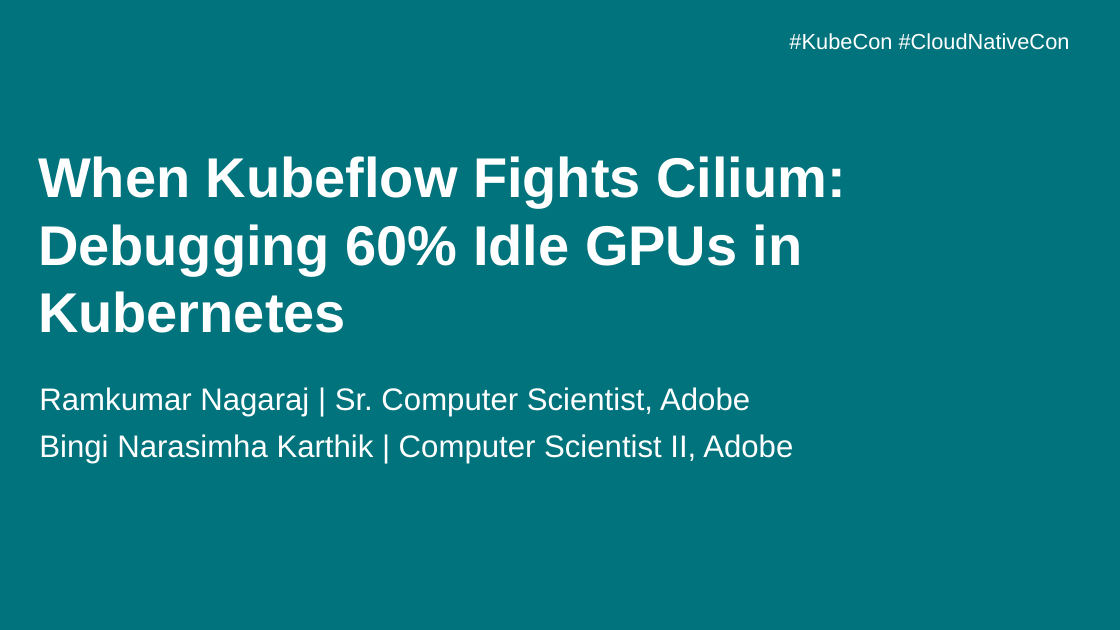
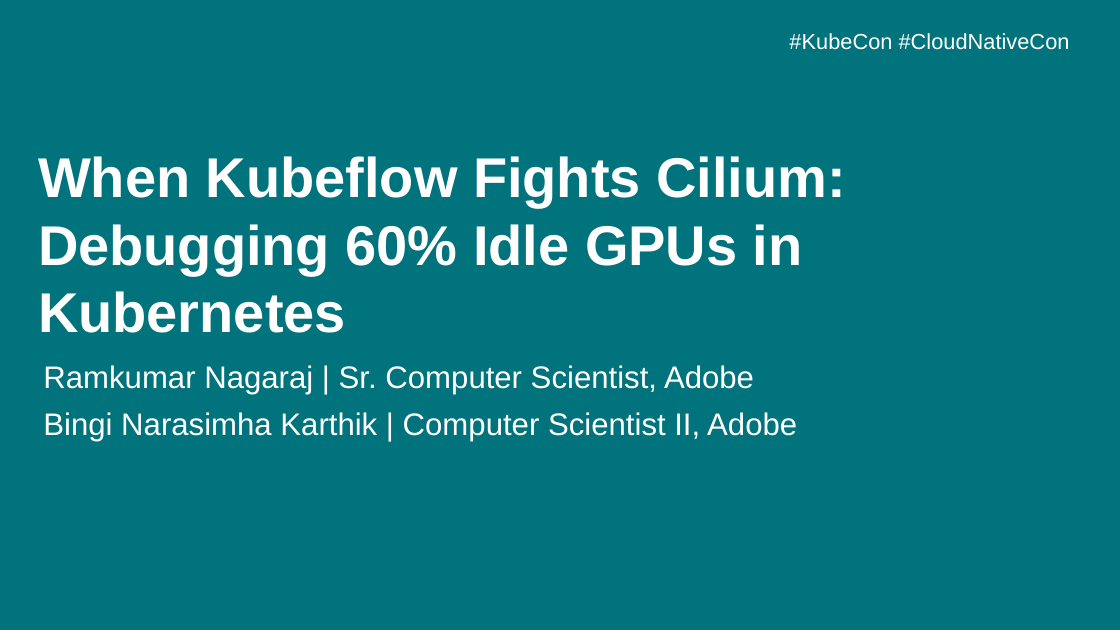
Before and after one commit to ram2valar/kubeflow-cilium-lab, a slide deck: slide 1 of kubecon-india-2026-kubeflow-cilium.pptx. Drawn at 1120x630 pixels with LibreOffice and Linux fonts; fonts in the diff are those of the drawing; background and template pictures are left out. Boxes give left, top, right and bottom in pixels: in the first picture for what was removed or moved away, otherwise in the second. Text is boxed around its words. In the diff, an @@ line names an element or a change of style, - is before the commit and + after.

```diff
--- a/kubecon-india-2026-kubeflow-cilium.pptx
+++ b/kubecon-india-2026-kubeflow-cilium.pptx
@@ subtitle "Ramkumar Nagaraj | Sr. Computer ...": place and size @@
-subtitle "Ramkumar Nagaraj | Sr. Computer ..." at (39, 387, 793, 463)
+subtitle "Ramkumar Nagaraj | Sr. Computer ..." at (43, 365, 797, 441)
```
Also in this commit, not shown: 10 other slides changed, 5 slides added, 3 slides removed.
